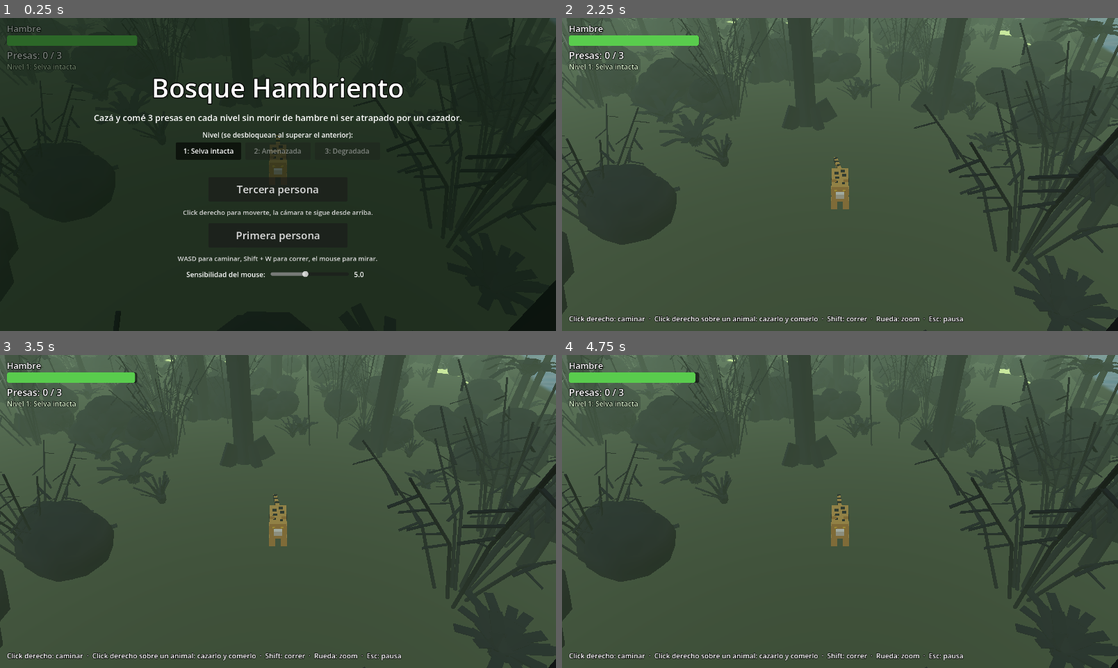
Above: before the commit, frames 1-4 (two rows, left to right).
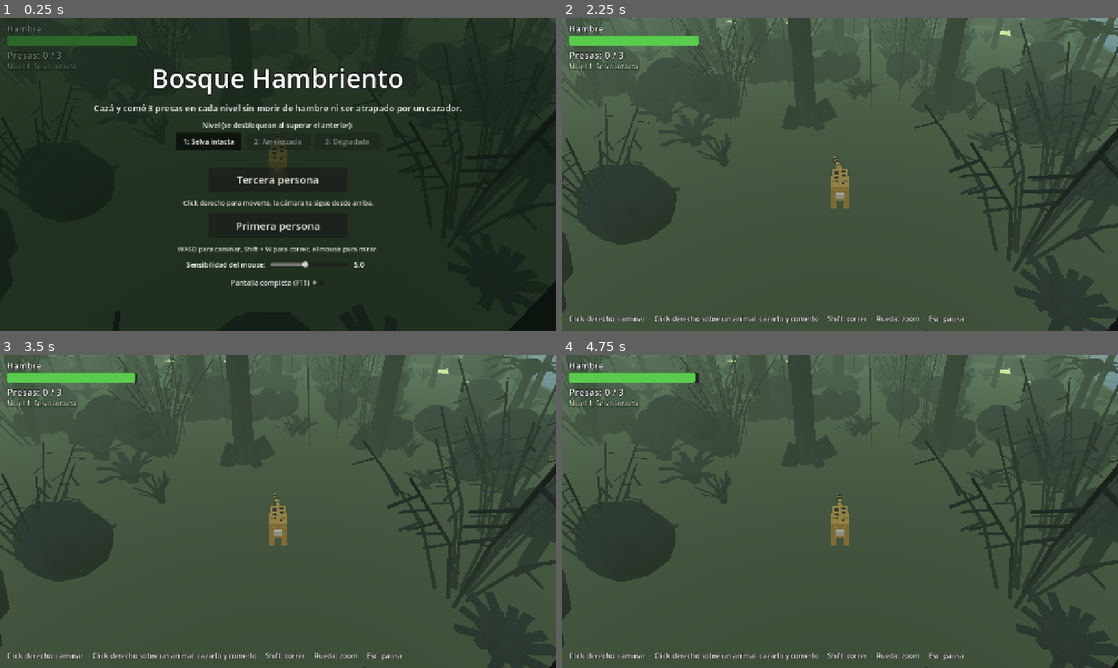
Above: after the commit, the same moments.

Repository: franco-marin/Proyecto_CDEV
Game: Godot game, scene res://escenas/main.tscn
The game is run twice, just before and just after one commit, with the same random seed, the same clock (stepped at 60 frames per second) and the same inputs.
Inputs (mouse positions are in pixels of both pictures, inside the frame that each line leads up to):
- Up to frame 1 (0.25 s): no input
- Up to frame 2 (2.25 s): click (840, 284) at 0.5 s, where only the run after the commit has a clickable "Pantalla completa (F11)"; click "1: Selva intacta" at 1.25 s; click "Tercera persona" at 2 s
- Up to frame 3 (3.5 s): move the mouse to (400, 495) at 2.77 s; press the mouse at (400, 495) at 2.78 s; hold D (derecha) from 2.78 s (still down)
- Up to frame 4 (4.75 s): tap Enter at 3.5 s; move the mouse to (728, 527) at 3.52 s; release D (derecha) at 3.53 s; release the mouse at (728, 527) at 3.53 s; hold S (atras) 3.53-4.28 s; tap E (comer) at 3.6 s; tap Space at 4.25 s; move the mouse to (895, 442) at 4.27 s; hold D (derecha) from 4.28 s (still down); hold Shift (correr) from 4.28 s (still down)

The runs differ from the first frame. In frame 1, 8.1% of the frame differs, in the area x 1-100%, y 0-100%; in frame 2, 2.9%; in frame 3, 2.9%; in frame 4, 2.9%.

Commit message:
Opción de pantalla completa (F11) y escalado de la interfaz
- F11 cambia entre ventana y pantalla completa, también con el juego en pausa.
- Casilla "Pantalla completa (F11)" en el menú de inicio y en el de pausa,
  sincronizadas con la tecla.
- La interfaz se escala con la ventana (stretch "canvas_items"), así el HUD no
  queda chico en pantalla completa.

Co-Authored-By: Claude Opus 5.5 <noreply@anthropic.com>

Diff:
--- a/escenas/main.tscn
+++ b/escenas/main.tscn
@@ -446,6 +446,12 @@
 theme_override_font_sizes/font_size = 16
 text = "5"
 
+[node name="PantallaCompleta" type="CheckButton" parent="MenuInicio/Fondo/Centro/Caja"]
+layout_mode = 2
+size_flags_horizontal = 4
+theme_override_font_sizes/font_size = 16
+text = "Pantalla completa (F11)"
+
 [node name="MenuPausa" type="CanvasLayer" parent="."]
 process_mode = 3
 layer = 4
@@ -483,6 +489,12 @@
 size_flags_horizontal = 4
 theme_override_font_sizes/font_size = 22
 text = "Continuar"
+
+[node name="PantallaCompleta" type="CheckButton" parent="MenuPausa/Fondo/Centro/Caja"]
+layout_mode = 2
+size_flags_horizontal = 4
+theme_override_font_sizes/font_size = 18
+text = "Pantalla completa (F11)"
 
 [node name="BotonMenu" type="Button" parent="MenuPausa/Fondo/Centro/Caja"]
 custom_minimum_size = Vector2(260, 50)
--- a/project.godot
+++ b/project.godot
@@ -23,6 +23,8 @@
 
 window/size/viewport_width=1280
 window/size/viewport_height=720
+window/stretch/mode="canvas_items"
+window/stretch/aspect="expand"
 
 [input]
 
@@ -71,6 +73,11 @@
 "events": [Object(InputEventKey,"resource_local_to_scene":false,"resource_name":"","device":-1,"window_id":0,"alt_press …(195 unchanged characters)…
 ]
 }
+pantalla_completa={
+"deadzone": 0.2,
+"events": [Object(InputEventKey,"resource_local_to_scene":false,"resource_name":"","device":-1,"window_id":0,"alt_pressed":false,"shift_pressed":false,"ctrl_pressed":false,"meta_pressed":false,"pressed":false,"keycode":0,"physical_keycode":4194342,"key_label":0,"unicode":0,"location":0,"echo":false,"script":null)
+]
+}
 
 [layer_names]
 
--- a/scripts/main.gd
+++ b/scripts/main.gd
@@ -97,6 +97,7 @@
 @onready var botones_nivel: HBoxContainer = $MenuInicio/Fondo/Centro/Caja/Niveles/Botones
 @onready var deslizador_sensibilidad: HSlider = $MenuInicio/Fondo/Centro/Caja/Sensibilidad/Deslizador
 @onready var valor_sensibilidad: Label = $MenuInicio/Fondo/Centro/Caja/Sensibilidad/Valor
+@onready var casilla_pantalla_completa: CheckButton = $MenuInicio/Fondo/Centro/Caja/PantallaCompleta
 @onready var menu_pausa: CanvasLayer = $MenuPausa
 @onready var pantalla_final: CanvasLayer = $PantallaFinal
 @onready var titulo_final: Label = $PantallaFinal/Fondo/Centro/Caja/Titulo
@@ -126,6 +127,10 @@
 	deslizador_sensibilidad.value = Mundo.sensibilidad
 	valor_sensibilidad.text = str(Mundo.sensibilidad)
 	_preparar_botones_de_nivel()
+	# Casilla "Pantalla completa": refleja el modo actual y se actualiza si se cambia con F11.
+	casilla_pantalla_completa.button_pressed = Mundo.esta_en_pantalla_completa()
+	casilla_pantalla_completa.toggled.connect(Mundo.poner_pantalla_completa)
+	Mundo.pantalla_completa_cambiada.connect(casilla_pantalla_completa.set_pressed_no_signal)
 	if Mundo.mostrar_menu:
 		menu_inicio.visible = true
 		get_tree().paused = true
--- a/scripts/menu_pausa.gd
+++ b/scripts/menu_pausa.gd
@@ -8,8 +8,15 @@
 var habilitado := false
 
 
+@onready var casilla_pantalla_completa: CheckButton = $Fondo/Centro/Caja/PantallaCompleta
+
+
 func _ready() -> void:
 	visible = false
+	# La casilla refleja el modo actual y se actualiza si se cambia con F11.
+	casilla_pantalla_completa.button_pressed = Mundo.esta_en_pantalla_completa()
+	casilla_pantalla_completa.toggled.connect(Mundo.poner_pantalla_completa)
+	Mundo.pantalla_completa_cambiada.connect(casilla_pantalla_completa.set_pressed_no_signal)
 
 
 func _unhandled_input(event: InputEvent) -> void:
--- a/scripts/mundo.gd
+++ b/scripts/mundo.gd
@@ -26,6 +26,35 @@
 ## Grilla con las posiciones de las plantas del sotobosque, para saber rápido si hay
 ## maleza cerca de un punto sin recorrer las más de mil plantas.
 var _cobertura := {}
+
+
+## Avisa a los menús cuando se cambia entre ventana y pantalla completa (por ejemplo con F11).
+signal pantalla_completa_cambiada(activa: bool)
+
+
+func _ready() -> void:
+	# Siempre activo, para que F11 funcione también con el juego en pausa.
+	process_mode = Node.PROCESS_MODE_ALWAYS
+
+
+func _unhandled_input(event: InputEvent) -> void:
+	if event.is_action_pressed("pantalla_completa"):
+		poner_pantalla_completa(not esta_en_pantalla_completa())
+		get_viewport().set_input_as_handled()
+
+
+func esta_en_pantalla_completa() -> bool:
+	var modo_ventana := DisplayServer.window_get_mode()
+	return modo_ventana == DisplayServer.WINDOW_MODE_FULLSCREEN \
+		or modo_ventana == DisplayServer.WINDOW_MODE_EXCLUSIVE_FULLSCREEN
+
+
+## Cambia entre ventana y pantalla completa (sin bordes: ideal para grabar).
+func poner_pantalla_completa(activar: bool) -> void:
+	if activar == esta_en_pantalla_completa():
+		return
+	DisplayServer.window_set_mode(DisplayServer.WINDOW_MODE_FULLSCREEN if activar else DisplayServer.WINDOW_MODE_WINDOWED)
+	pantalla_completa_cambiada.emit(activar)
 
 
 ## Recarga el nivel. Con volver_al_menu = true se vuelve a elegir el modo de juego.
